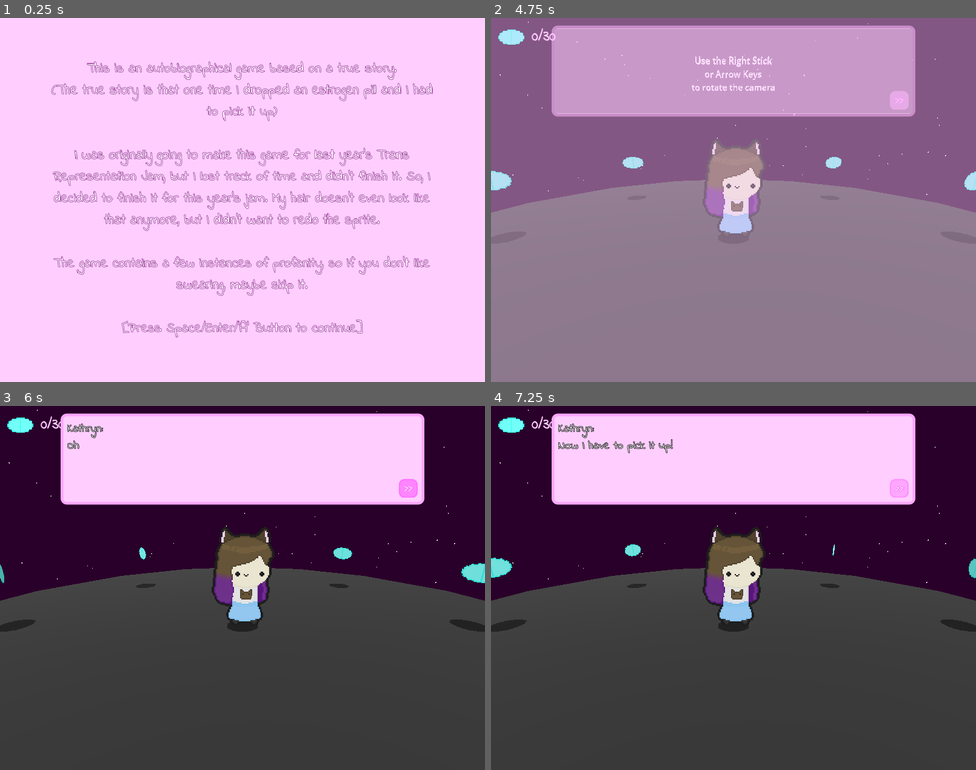
Above: before the commit, frames 1-4 (two rows, left to right).
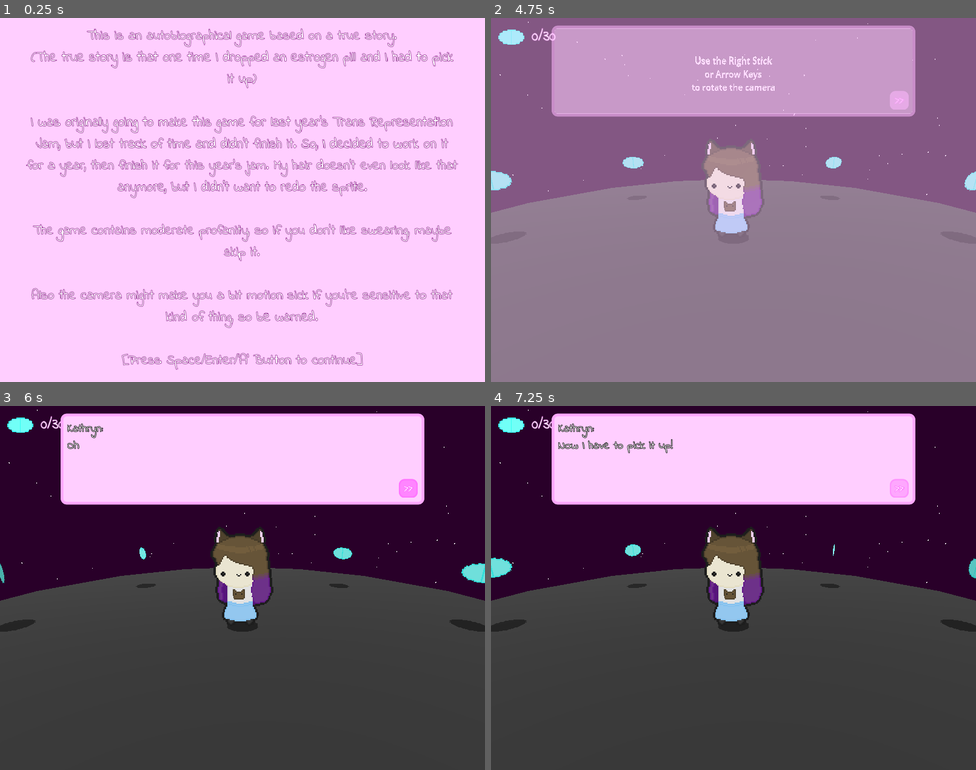
Above: after the commit, the same moments.

Repository: KittyMcTophat/Kathryn-Spills-Her-Estrogen
Game: Godot game, scene res://UI/disclaimer.tscn
Same seed, same stepped clock (60 frames per second), same inputs: the game is played once before the commit and once after it.
Inputs:
- Up to frame 1 (0.25 s): no input
- Up to frame 2 (4.75 s): tap Enter at 0.5 s; hold D (move_right) 0.53-1.25 s; hold Space (jump) 0.53-1.25 s; click "Normal Mode" at 1.25 s; click "Normal Mode" at 2 s; click "Catgirl Mode" at 2.75 s; tap Space (jump) at 3.5, 3.77, 3.8, 4.07 s; hold S (move_down) 3.53-4.28 s; tap Down (camera_down) at 3.6 s; hold D (move_right) from 4.28 s (still down); hold Space (jump) from 4.28 s (still down); tap Left (camera_left) at 4.35 s
- Up to frame 3 (6 s): release D (move_right) at 5.03 s; release Space (jump) at 5.03 s; hold W (move_up) 5.03-5.78 s; tap Right (camera_right) at 5.1 s; tap Space (jump) at 5.27, 5.3, 5.57 s; hold A (move_left) from 5.78 s (still down); hold Space (jump) from 5.78 s (still down); tap Up (camera_up) at 5.85 s
- Up to frame 4 (7.25 s): keep holding A (move_left); release Space (jump) at 6.53 s; tap Space (jump) at 6.6, 6.77, 7.07 s

The runs differ from the first frame. In frame 1, 17% of the frame differs, in the area x 5-95%, y 2-97%; in frame 2, 1.1%; in frame 3, 1.6%; in frame 4, 1.6%.

Commit message:
Switched to the new gravity system
- Landing squash + sound are currently broken, so i'll have to fix them later

Diff:
--- /dev/null
+++ b/Characters/Actor.gd
@@ -0,0 +1,42 @@
+extends CharacterBody3D
+class_name Actor
+
+@export var orient_with_gravity : bool = true;
+@export var reorientation_lerp_multiplier : float = 10.0;
+@export var friction : float = 0.5;
+
+# If in a zero gravity area, uses the last non-zero gravity
+@export var keep_last_gravity : bool = true;
+
+var gravity_scale : float = 1.0;
+var gravity : Vector3 = Vector3.ZERO;
+var local_velocity : Vector3 = Vector3.ZERO:
+	set(value):
+		velocity = global_transform.basis * value;
+		local_velocity = value;
+	get:
+		local_velocity = global_transform.basis.transposed() * velocity;
+		return local_velocity;
+
+func _physics_process(delta : float):
+	var state : PhysicsDirectBodyState3D = PhysicsServer3D.body_get_direct_state(get_rid());
+	if (!state.get_total_gravity().is_zero_approx() || !keep_last_gravity):
+		gravity = state.get_total_gravity();
+
+	velocity += gravity * gravity_scale * delta;
+	if (!gravity.is_zero_approx()):
+		set_up_direction(-gravity);
+	move_and_slide();
+
+	if (is_on_floor()):
+		velocity = velocity.lerp(Vector3.ZERO, friction * delta);
+
+	if (orient_with_gravity):
+		var new_basis : Basis = align_with_gravity(global_transform.basis, gravity);
+		if (!is_zero_approx(new_basis.determinant())):
+			global_transform.basis = global_transform.basis.slerp(new_basis, delta * reorientation_lerp_multiplier);
+
+func align_with_gravity(xform : Basis, grav : Vector3):
+	xform.y = -grav;
+	xform.x = -xform.z.cross(-grav);
+	return xform.orthonormalized();
--- a/Characters/Kathryn/Kathryn.gd
+++ b/Characters/Kathryn/Kathryn.gd
@@ -1,4 +1,4 @@
-extends CharacterBody3D
+extends Actor
 class_name Kathryn
 
 signal jumped();
@@ -27,32 +27,26 @@
 
 	squash_tween.tween_property($MeshPivot, "scale", Vector3.ONE, time);
 
-var last_velocity : Vector3 = Vector3.ZERO;
+var last_local_velocity : Vector3 = Vector3.ZERO;
 func _physics_process(delta : float) -> void:
 	# Return if no movement parameters are available
 	if get_movement_params() == null:
 		return
 
-	# Apply the gravity.
-	if not is_on_floor():
-		velocity += PhysicsServer3D.body_get_direct_state(get_rid()).total_gravity\
-		* delta * get_movement_params().gravity_scale;
+	# Set the gravity scale so that it properly applies when the Actor script does gravity calculations
+	gravity_scale = get_movement_params().gravity_scale;
 
-	# Apply horzontal movement
+	super._physics_process(delta);
+
+	# Process physics
 	process_h_movement();
-
 	process_jump();
 
-	last_velocity = velocity;
-
-	move_and_slide();
-
+	last_local_velocity = local_velocity;
 	process_collisions();
 
+	# Process visuals
 	update_animation();
-
-	if global_position.y < kill_y:
-		die();
 
 func get_movement_params() -> MovementParams:
 	# Figure out what set of movement parameters to use
@@ -77,11 +71,11 @@
 		accel_amount = get_movement_params().deceleration;
 
 	# Convert to a 3d vector
-	var target_velocity : Vector3 = Vector3(input_vector.x, 0.0, input_vector.y) * get_movement_params().max_speed;
+	var target_local_velocity : Vector3 = Vector3(input_vector.x, 0.0, input_vector.y) * get_movement_params().max_speed;
 	# Apply the camera's rotation to the target velocity
-	target_velocity = target_velocity.rotated(Vector3.UP, get_viewport().get_camera_3d().global_rotation.y);
-	velocity.x = move_toward(velocity.x, target_velocity.x, accel_amount * get_physics_process_delta_time());
-	velocity.z = move_toward(velocity.z, target_velocity.z, accel_amount * get_physics_process_delta_time());
+	target_local_velocity = target_local_velocity.rotated(Vector3.UP, $CameraPivot.rotation.y);
+	local_velocity.x = move_toward(local_velocity.x, target_local_velocity.x, accel_amount * get_physics_process_delta_time());
+	local_velocity.z = move_toward(local_velocity.z, target_local_velocity.z, accel_amount * get_physics_process_delta_time());
 
 	# Flip her around if needed
 	if (input_vector.x > 0.1 && facing_left) || (input_vector.x < -0.1 && !facing_left):
@@ -113,11 +107,11 @@
 	if is_on_floor():
 		coyote_time = get_movement_params().coyote_time_secs;
 	elif !Input.is_action_pressed("jump"):
-		velocity.y = move_toward(velocity.y, 0.0,\
+		local_velocity.y = move_toward(local_velocity.y, 0.0,\
 		get_movement_params().decel_when_no_jump_key * get_physics_process_delta_time());
 
 	if coyote_time > 0.0 && jump_buffer > 0.0:
-		velocity.y = get_movement_params().jump_force;
+		local_velocity.y = get_movement_params().jump_force;
 		squash(jump_stretch, jump_stretch_time);
 		jump_buffer = 0.0;
 		coyote_time = 0.0;
@@ -125,18 +119,18 @@
 
 func process_collisions() -> void:
 	if get_slide_collision_count() > 0:
-		if last_velocity.y - velocity.y < -2.0:
+		if last_local_velocity.y - local_velocity.y < -2.0:
 			squash(land_squash, land_squash_time);
 			landed.emit();
 
 @onready var anim_player : AnimationPlayer = $AnimationPlayer
 func update_animation() -> void:
 	if is_on_floor():
-		if velocity.length() < 0.01:
+		if local_velocity.length() < 0.01:
 			anim_player.speed_scale = 1.0;
 			anim_player.play("Idle_B" if facing_back else "Idle");
 		else:
-			anim_player.speed_scale = velocity.length() / get_movement_params().max_speed;
+			anim_player.speed_scale = local_velocity.length() / get_movement_params().max_speed;
 			anim_player.play("Walk_B" if facing_back else "Walk");
 	else:
 		if velocity.y > 0.0:
--- a/Characters/Kathryn/Kathryn.tscn
+++ b/Characters/Kathryn/Kathryn.tscn
@@ -296,6 +296,7 @@
 script = ExtResource("5_sfeb4")
 
 [node name="SpringArm3D" type="SpringArm3D" parent="CameraPivot"]
+process_mode = 3
 spring_length = 2.0
 margin = 0.5
 
--- a/Characters/PointAtCamera.gd
+++ b/Characters/PointAtCamera.gd
@@ -1,10 +1,15 @@
 extends Node3D
+class_name PointAtCamera
 
 @export var extra_rotation : Vector3 = Vector3.ZERO;
 
-func _process(_delta):
-	var _scale : Vector3 = scale;
-	var camera : Camera3D = get_viewport().get_camera_3d();
-	global_rotation.y = camera.global_rotation.y;
-	rotation += extra_rotation;
-	scale = _scale;
+func _physics_process(_delta):
+	if (get_viewport().get_camera_3d() == null):
+		return;
+	look_at(get_viewport().get_camera_3d().global_position, get_parent_node_3d().global_transform.basis.y);
+
+	transform.basis.y = Vector3.UP;
+	transform.basis.x = -transform.basis.z.cross(transform.basis.y);
+	transform.basis = transform.basis.orthonormalized();
+
+	rotation += extra_rotation + Vector3(0.0, PI, 0.0);
--- a/Levels/Level0.tscn
+++ b/Levels/Level0.tscn
@@ -1,8 +1,9 @@
-[gd_scene load_steps=31 format=3 uid="uid://dbl631ri3d5bb"]
+[gd_scene load_steps=34 format=3 uid="uid://dbl631ri3d5bb"]
 
 [ext_resource type="Script" path="res://UI/Textbox/Dialogue.gd" id="1_e7v0w"]
 [ext_resource type="PackedScene" uid="uid://cc868qqaqlf4w" path="res://Characters/Kathryn/Kathryn.tscn" id="1_krk0v"]
 [ext_resource type="PackedScene" uid="uid://4cnl51ssv2ru" path="res://Objects/Estrogen/Estrogen.tscn" id="2_r17j6"]
+[ext_resource type="Script" path="res://Objects/Misc/KillPlane.gd" id="3_7e553"]
 
 [sub_resource type="GDScript" id="GDScript_srx46"]
 script/source = "extends Node3D
@@ -67,6 +68,8 @@
 ...
 I'm gonna have to figure out how to get home later.", "Kathryn:
 For now I'll  just focus on picking up all my estrogen..."])
+
+[sub_resource type="WorldBoundaryShape3D" id="WorldBoundaryShape3D_a22qd"]
 
 [sub_resource type="StandardMaterial3D" id="StandardMaterial3D_d3ttj"]
 albedo_color = Color(0.239216, 0.239216, 0.239216, 1)
@@ -188,6 +191,9 @@
 [sub_resource type="StandardMaterial3D" id="StandardMaterial3D_e0pud"]
 albedo_color = Color(1, 1, 0.619608, 1)
 
+[sub_resource type="SphereShape3D" id="SphereShape3D_jquql"]
+radius = 3.0
+
 [sub_resource type="GDScript" id="GDScript_8avll"]
 script/source = "extends Node
 
@@ -271,6 +277,17 @@
 
 [node name="Kathryn" parent="." instance=ExtResource("1_krk0v")]
 
+[node name="KillPlanes" type="Node" parent="."]
+
+[node name="KillPlane" type="Area3D" parent="KillPlanes"]
+transform = Transform3D(1, 0, 0, 0, 1, 0, 0, 0, 1, 0, -5, 0)
+collision_layer = 0
+collision_mask = 2
+script = ExtResource("3_7e553")
+
+[node name="CollisionShape3D" type="CollisionShape3D" parent="KillPlanes/KillPlane"]
+shape = SubResource("WorldBoundaryShape3D_a22qd")
+
 [node name="StartingCircle" type="Node3D" parent="."]
 
 [node name="CSGCylinder3D" type="CSGCylinder3D" parent="StartingCircle"]
@@ -335,19 +352,20 @@
 surface_material_override/0 = SubResource("StandardMaterial3D_uvqfq")
 
 [node name="Bridge" type="Node3D" parent="."]
+transform = Transform3D(1, 0, 0, 0, 1, 0, 0, 0, 1, 0, 0, 6)
 
 [node name="Estrogen" parent="Bridge" instance=ExtResource("2_r17j6")]
-transform = Transform3D(1, 0, 0, 0, 1, 0, 0, 0, 1, 0, 1.3, 6.5)
+transform = Transform3D(1, 0, 0, 0, 1, 0, 0, 0, 1, 0, 1.3, 0)
 
 [node name="CSGBox3D" type="CSGBox3D" parent="Bridge"]
-transform = Transform3D(1, 0, 0, 0, 0.965926, 0.258819, 0, -0.258819, 0.965926, 0, 0.2, 5.2)
+transform = Transform3D(1, 0, 0, 0, 0.965926, 0.258819, 0, -0.258819, 0.965926, 0, 0.2, -1.325)
 use_collision = true
 collision_mask = 0
 size = Vector3(1, 0.2, 2.8)
 material = SubResource("StandardMaterial3D_d3ttj")
 
 [node name="CSGBox3D2" type="CSGBox3D" parent="Bridge"]
-transform = Transform3D(-1, 2.26267e-08, -8.44439e-08, 0, 0.965926, 0.258819, 8.74228e-08, 0.258819, -0.965926, 0, 0.2, 7.8)
+transform = Transform3D(-1, 2.26267e-08, -8.44439e-08, 0, 0.965926, 0.258819, 8.74228e-08, 0.258819, -0.965926, 0, 0.2, 1.325)
 use_collision = true
 collision_mask = 0
 size = Vector3(1, 0.2, 2.8)
@@ -491,53 +509,45 @@
 use_collision = true
 collision_mask = 0
 radius = 2.5
+radial_segments = 16
+rings = 16
 smooth_faces = false
 material = SubResource("StandardMaterial3D_e21qr")
 
 [node name="CSGTorus3D" type="CSGTorus3D" parent="EndPlanet/CSGSphere3D"]
 transform = Transform3D(0.965926, 0.0647048, 0, -0.258819, 0.241481, 0, 0, 0, 1, 0, 0.5, 0)
-inner_radius = 2.75
-outer_radius = 4.25
+inner_radius = 3.4
+outer_radius = 4.75
 sides = 16
 ring_sides = 5
 smooth_faces = false
 material = SubResource("StandardMaterial3D_e0pud")
 
 [node name="Estrogen" parent="EndPlanet/CSGSphere3D/CSGTorus3D" instance=ExtResource("2_r17j6")]
-transform = Transform3D(1, 0, 0, 0, 4, 0, 0, 0, 1, -3.75, 3, 0)
+transform = Transform3D(1, 0, 0, 0, 4, 0, 0, 0, 1, -4, 3, 0)
 
 [node name="Estrogen2" parent="EndPlanet/CSGSphere3D/CSGTorus3D" instance=ExtResource("2_r17j6")]
-transform = Transform3D(1, 0, 0, 0, 4, 0, 0, 0, 1, 2.6, 3, 2.6)
+transform = Transform3D(1, 0, 0, 0, 4, 0, 0, 0, 1, 2.773, 3, 2.773)
 
 [node name="Estrogen3" parent="EndPlanet/CSGSphere3D/CSGTorus3D" instance=ExtResource("2_r17j6")]
-transform = Transform3D(1, 0, 0, 0, 4, 0, 0, 0, 1, 0, 3, 3.75)
+transform = Transform3D(1, 0, 0, 0, 4, 0, 0, 0, 1, 0, 3, 4)
 
 [node name="Estrogen4" parent="EndPlanet/CSGSphere3D/CSGTorus3D" instance=ExtResource("2_r17j6")]
-transform = Transform3D(1, 0, 0, 0, 4, 0, 0, 0, 1, -2.6, 3, 2.6)
+transform = Transform3D(1, 0, 0, 0, 4, 0, 0, 0, 1, -2.773, 3, 2.773)
 
 [node name="Estrogen" parent="EndPlanet/CSGSphere3D" instance=ExtResource("2_r17j6")]
 transform = Transform3D(1, 0, 0, 0, 1, 0, 0, 0, 1, 0, 3, 0)
 
-[node name="CSGBox3D" type="CSGBox3D" parent="EndPlanet"]
-transform = Transform3D(0.965926, -0.25, 0.0669873, 0.258819, 0.933013, -0.25, 0, 0.258819, 0.965926, -3.1, 0, 0.2)
-use_collision = true
-collision_mask = 0
-size = Vector3(1, 0.2, 1)
-material = SubResource("StandardMaterial3D_d3ttj")
-
-[node name="CSGBox3D2" type="CSGBox3D" parent="EndPlanet"]
-transform = Transform3D(0.965926, 0.25, -0.0669873, -0.258819, 0.933013, -0.25, 0, 0.258819, 0.965926, -4.6, 0.4, 0.8)
-use_collision = true
-collision_mask = 0
-size = Vector3(1, 0.2, 1)
-material = SubResource("StandardMaterial3D_d3ttj")
-
-[node name="CSGBox3D3" type="CSGBox3D" parent="EndPlanet"]
-transform = Transform3D(0.965926, -0.25, -0.0669873, 0.258819, 0.933013, 0.25, 0, -0.258819, 0.965926, -4.5, 1, 2.2)
-use_collision = true
-collision_mask = 0
-size = Vector3(1, 0.2, 1)
-material = SubResource("StandardMaterial3D_d3ttj")
+[node name="GravityArea" type="Area3D" parent="EndPlanet"]
+collision_layer = 0
+collision_mask = 2
+gravity_space_override = 3
+gravity_point = true
+gravity_point_center = Vector3(0, 0, 0)
+gravity_direction = Vector3(0, 0, 0)
+
+[node name="CollisionShape3D" type="CollisionShape3D" parent="EndPlanet/GravityArea"]
+shape = SubResource("SphereShape3D_jquql")
 
 [node name="EndDialogue" type="Node" parent="."]
 script = SubResource("GDScript_8avll")
--- /dev/null
+++ b/Objects/Misc/KillPlane.gd
@@ -0,0 +1,9 @@
+extends Area3D
+class_name KillPlane
+
+func _ready():
+	body_entered.connect(_body_entered);
+
+func _body_entered(body) -> void:
+	if body is Kathryn:
+		body.die();
--- a/UI/disclaimer.tscn
+++ b/UI/disclaimer.tscn
@@ -37,19 +37,21 @@
 [node name="Label" type="Label" parent="."]
 layout_mode = 1
 anchors_preset = -1
-anchor_left = 0.1
-anchor_top = 0.1
-anchor_right = 0.9
-anchor_bottom = 0.9
+anchor_left = 0.05
+anchor_top = 0.05
+anchor_right = 0.95
+anchor_bottom = 0.95
 grow_horizontal = 2
 grow_vertical = 2
 theme_override_font_sizes/font_size = 28
 text = "This is an autobiographical game based on a true story.
 (The true story is that one time I dropped an estrogen pill and I had to pick it up)
 
-I was originally going to make this game for last year's Trans Representation Jam, but I lost track of time and didn't finish it. So, I decided to finish it for this year's jam. My hair doesn't even look like that anymore, but I didn't want to redo the sprite.
+I was originally going to make this game for last year's Trans Representation Jam, but I lost track of time and didn't finish it. So, I decided to work on it for a year, then finish it for this year's jam. My hair doesn't even look like that anymore, but I didn't want to redo the sprite.
 
-The game contains a few instances of profanity, so if you don't like swearing, maybe skip it.
+The game contains moderate profanity, so if you don't like swearing, maybe skip it.
+
+Also the camera might make you a bit motion sick if you're sensitive to that kind of thing, so be warned.
 
 [Press Space/Enter/'A' Button to continue]"
 horizontal_alignment = 1
